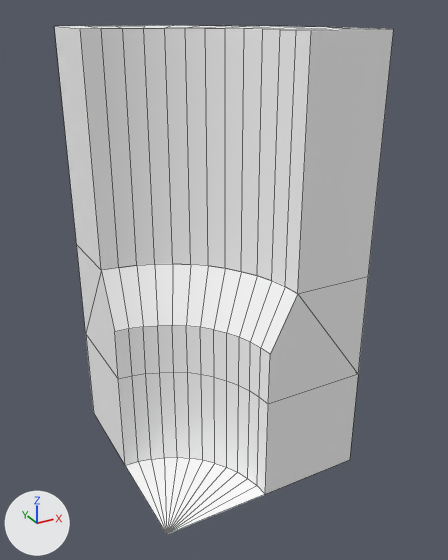
Before and after pictures for a commit that changed the FBX model Assets/Art/Environment/Containing/Models/Env_Ctn_Wall_Corner_Outside_CW.fbx.
Camera for both pictures: a camera (50 mm lens) standing at (-1.75, -1.88, 2.07) and looking at (-0.48, 0.44, 0.91). Arrows for +X, +Y and +Z are at lower left; the lights stay in place. Mesh edges are drawn as thin lines. Where no turn or scale is listed for an object, it has been applied to the vertices.

The first picture shows 'Floor_Edge_Corner_Outside', 'Wall_Corner_Outside', 'Wall_Corner_Outside_Top'.
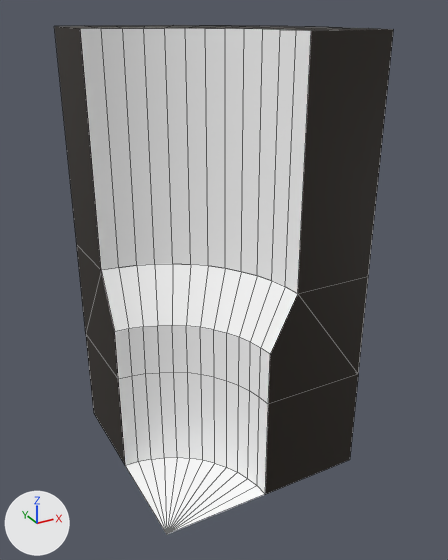
The change in detail:
Material 'Wall_Cut' (mat_wall_cut) is new.
Its base color is (0.017, 0.0109, 0.00566) (black #231b11).
me_mesh has 52 vertices, 50 faces and spans x -1.0..0.0, y 0.0..1.0, z 1.0..2.0.
me_mesh is used by ob_wall_corner_outside_top; location (0.0, 0.0, 0.0).
me_mesh part 4: all 12 faces centred in x -0.947..-0.191, y 0.053..0.809, z 2.0 switch from mat_lambert2 (its picture is missing) to mat_wall_cut (black #231b11).
me_mesh part 5: the 1 face centred in x -1.0, y 0.812, z 1.5 switches from mat_lambert2 (its picture is missing) to mat_wall_cut (black #231b11).
me_mesh part 6: the 1 face centred in x -0.188, y 0.0, z 1.5 switches from mat_lambert2 (its picture is missing) to mat_wall_cut (black #231b11).
me_mesh_002 has 91 vertices, 90 faces and spans x -1.0..0.0, y 0.0..1.0, z 0.0..1.0.
me_mesh_002 is used by ob_wall_corner_outside; location (0.0, 0.0, 0.0).
me_mesh_002 part 1: 16 of the faces centred in x -1.0..-0.125, y 0.0..0.875, z 0.688..1.0 switch from mat_lambert2 (its picture is missing) to mat_wall_cut (black #231b11).
me_mesh_002 part 2: 1 of the faces centred in x -1.0, y 0.75, z 0.25 switch from mat_lambert2 (its picture is missing) to mat_wall_cut (black #231b11).
me_mesh_002 part 3: 1 of the faces centred in x -0.25, y 0.0, z 0.25 switch from mat_lambert2 (its picture is missing) to mat_wall_cut (black #231b11).

Pixel boxes (x1, y1, x2, y2) of what changed, in the pictures (448 x 560 px):
part 1 of me_mesh_002, recoloured (grey to black): (77, 246, 368, 404) in both
part 2 of me_mesh_002, recoloured (grey to black): (86, 335, 125, 464) in both
part 3 of me_mesh_002, recoloured (grey to black): (265, 375, 358, 494) in both
part 4 of me_mesh, recoloured (white to grey): (57, 25, 378, 31) in both
part 5 of me_mesh, recoloured (grey to black): (54, 26, 101, 270) in both
part 6 of me_mesh, recoloured (grey to black): (298, 29, 393, 294) in both
